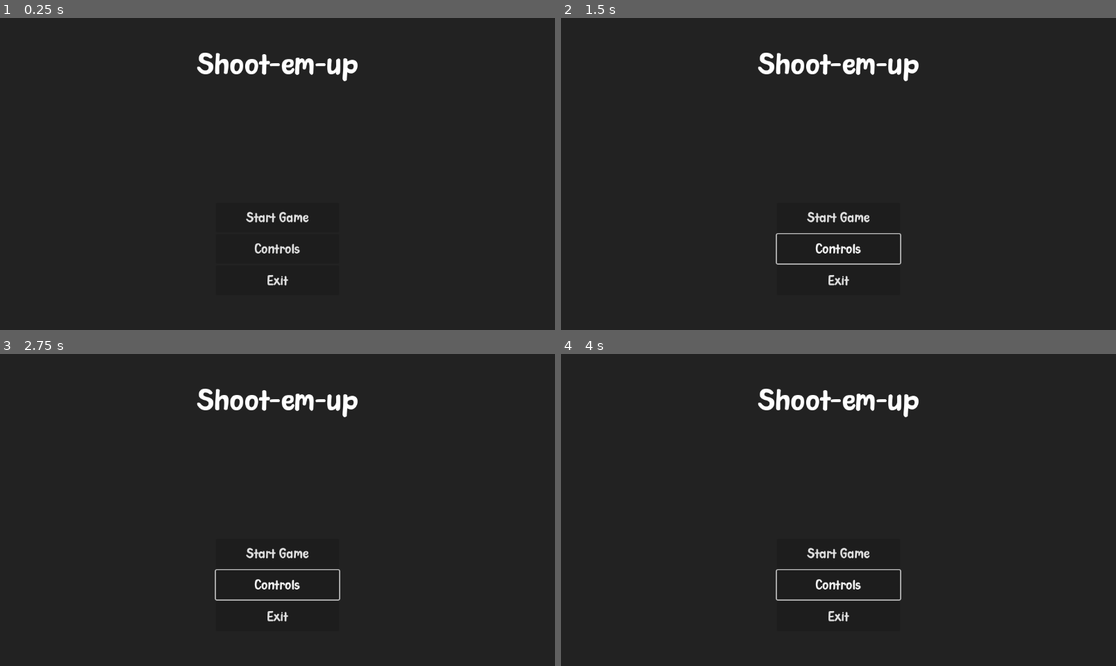
Above: before the commit, frames 1-4 (two rows, left to right).
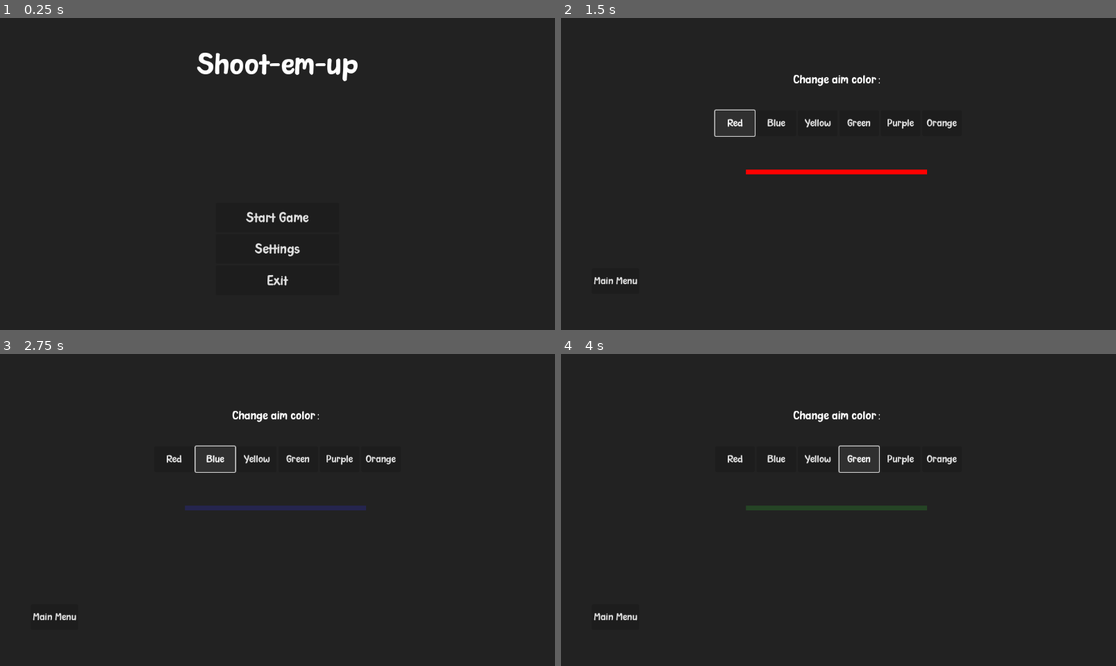
Above: after the commit, the same moments.

Repository: ankit-suman-07/PROJECTILE_2d
Game: Godot game, scene res://scenes/main_menu.tscn
The game is run twice, just before and just after one commit, with the same random seed, the same clock (stepped at 60 frames per second) and the same inputs.
Inputs (mouse positions are in pixels of both pictures, inside the frame that each line leads up to):
- Up to frame 1 (0.25 s): no input
- Up to frame 2 (1.5 s): click "Controls" (after the commit: "Settings") at 0.5 s; click (733, 124) at 1.25 s, where only the run after the commit has a clickable "Red"
- Up to frame 3 (2.75 s): click (216, 460) at 2 s, where only the run after the commit has a clickable "Blue"
- Up to frame 4 (4 s): click (816, 460) at 2.75 s, where only the run after the commit has a clickable "Yellow"; click (860, 460) at 3.5 s, where only the run after the commit has a clickable "Green"

The runs differ from the first frame. In frame 1, 0.1% of the frame differs, in the area x 45-54%, y 72-77%; in frame 2, 2.9%; in frame 3, 2.9%; in frame 4, 2.9%, in the area x 5-72%, y 11-86%.

Commit message:
Add settings scene

Diff:
--- a/Global.gd
+++ b/Global.gd
@@ -4,3 +4,4 @@
 var score :int = 0
 var bullet :int = 10
 var gravity :float = 0.2
+var color :String = "#ff000033"
--- a/scenes/main_menu.tscn
+++ b/scenes/main_menu.tscn
@@ -41,7 +41,7 @@
 theme_override_colors/font_hover_color = Color(0.909804, 0.811765, 0.117647, 1)
 theme_override_fonts/font = ExtResource("1_l6cm7")
 theme_override_font_sizes/font_size = 32
-text = "Controls"
+text = "Settings"
 
 [node name="Exit" type="Button" parent="VBoxContainer"]
 layout_mode = 2
--- /dev/null
+++ b/scenes/settings.tscn
@@ -0,0 +1,104 @@
+[gd_scene load_steps=3 format=3 uid="uid://dae3h2hdc1gd2"]
+
+[ext_resource type="FontFile" uid="uid://diu6xu0gp2tjw" path="res://assets/chonky_bunny/Chonky Bunny.ttf" id="1_5p8wc"]
+[ext_resource type="Script" uid="uid://bdhsmf2qo7mla" path="res://script/settings.gd" id="1_6wm04"]
+
+[node name="settings" type="Control"]
+layout_mode = 3
+anchors_preset = 15
+anchor_right = 1.0
+anchor_bottom = 1.0
+grow_horizontal = 2
+grow_vertical = 2
+script = ExtResource("1_6wm04")
+
+[node name="Label" type="Label" parent="."]
+layout_mode = 1
+anchors_preset = 10
+anchor_right = 1.0
+offset_top = 64.0
+offset_bottom = 192.0
+grow_horizontal = 2
+theme_override_fonts/font = ExtResource("1_5p8wc")
+theme_override_font_sizes/font_size = 28
+text = "Change aim color : "
+horizontal_alignment = 1
+vertical_alignment = 1
+
+[node name="HBoxContainer" type="HBoxContainer" parent="."]
+layout_mode = 1
+anchors_preset = 14
+anchor_top = 0.5
+anchor_right = 1.0
+anchor_bottom = 0.5
+offset_left = 320.0
+offset_top = -132.0
+offset_right = -320.0
+offset_bottom = -79.0
+grow_horizontal = 2
+grow_vertical = 2
+alignment = 1
+
+[node name="Red" type="Button" parent="HBoxContainer"]
+layout_mode = 2
+size_flags_horizontal = 3
+theme_override_fonts/font = ExtResource("1_5p8wc")
+theme_override_font_sizes/font_size = 24
+text = "Red"
+
+[node name="Blue" type="Button" parent="HBoxContainer"]
+layout_mode = 2
+size_flags_horizontal = 3
+theme_override_fonts/font = ExtResource("1_5p8wc")
+theme_override_font_sizes/font_size = 24
+text = "Blue"
+
+[node name="Yellow" type="Button" parent="HBoxContainer"]
+layout_mode = 2
+size_flags_horizontal = 3
+theme_override_fonts/font = ExtResource("1_5p8wc")
+theme_override_font_sizes/font_size = 24
+text = "Yellow"
+
+[node name="Green" type="Button" parent="HBoxContainer"]
+layout_mode = 2
+size_flags_horizontal = 3
+theme_override_fonts/font = ExtResource("1_5p8wc")
+theme_override_font_sizes/font_size = 24
+text = "Green"
+
+[node name="Purple" type="Button" parent="HBoxContainer"]
+layout_mode = 2
+size_flags_horizontal = 3
+theme_override_fonts/font = ExtResource("1_5p8wc")
+theme_override_font_sizes/font_size = 24
+text = "Purple"
+
+[node name="Orange" type="Button" parent="HBoxContainer"]
+layout_mode = 2
+size_flags_horizontal = 3
+theme_override_fonts/font = ExtResource("1_5p8wc")
+theme_override_font_sizes/font_size = 24
+text = "Orange"
+
+[node name="Back" type="Button" parent="."]
+layout_mode = 2
+offset_left = 64.0
+offset_top = 520.0
+offset_right = 162.0
+offset_bottom = 573.0
+size_flags_horizontal = 3
+theme_override_fonts/font = ExtResource("1_5p8wc")
+theme_override_font_sizes/font_size = 24
+text = "Main Menu"
+
+[node name="Line2D" type="Line2D" parent="."]
+points = PackedVector2Array(384, 320, 760, 320)
+
+[connection signal="pressed" from="HBoxContainer/Red" to="." method="_on_red_pressed"]
+[connection signal="pressed" from="HBoxContainer/Blue" to="." method="_on_blue_pressed"]
+[connection signal="pressed" from="HBoxContainer/Yellow" to="." method="_on_yellow_pressed"]
+[connection signal="pressed" from="HBoxContainer/Green" to="." method="_on_green_pressed"]
+[connection signal="pressed" from="HBoxContainer/Purple" to="." method="_on_purple_pressed"]
+[connection signal="pressed" from="HBoxContainer/Orange" to="." method="_on_orange_pressed"]
+[connection signal="pressed" from="Back" to="." method="_on_back_pressed"]
--- a/script/main_menu.gd
+++ b/script/main_menu.gd
@@ -7,7 +7,7 @@
 
 
 func _on_controls_pressed() -> void:
-	pass # Replace with function body.
+	get_tree().change_scene_to_file("res://scenes/settings.tscn")
 
 
 func _on_exit_pressed() -> void:
--- a/script/player.gd
+++ b/script/player.gd
@@ -7,6 +7,9 @@
 
 @export var bullet_scene: PackedScene
 
+func _ready() -> void:
+	var line = $Line2D
+	line.default_color = Color.html(Global.color)  # Golden yellow
 
 func _process(delta):
 
--- /dev/null
+++ b/script/settings.gd
@@ -0,0 +1,31 @@
+extends Control
+
+func _ready() -> void:
+	$Line2D.default_color = Color.html(Global.color)
+
+func _on_red_pressed() -> void:
+	Global.color = "#ff0000"  # semi-transparent red
+	$Line2D.default_color = Color.html(Global.color)
+
+func _on_blue_pressed() -> void:
+	Global.color = "#3333ff33"  # semi-transparent blue
+	$Line2D.default_color = Color.html(Global.color)
+
+func _on_yellow_pressed() -> void:
+	Global.color = "#cccc3333"  # semi-transparent yellow
+	$Line2D.default_color = Color.html(Global.color)
+
+func _on_green_pressed() -> void:
+	Global.color = "#33cc3333"  # semi-transparent green
+	$Line2D.default_color = Color.html(Global.color)
+
+func _on_purple_pressed() -> void:
+	Global.color = "#9933cc33"  # semi-transparent purple
+	$Line2D.default_color = Color.html(Global.color)
+
+func _on_orange_pressed() -> void:
+	Global.color = "#ff993333"  # semi-transparent orange
+	$Line2D.default_color = Color.html(Global.color)
+
+func _on_back_pressed() -> void:
+	get_tree().change_scene_to_file("res://scenes/main_menu.tscn")
Not shown, added: script/settings.gd.uid
